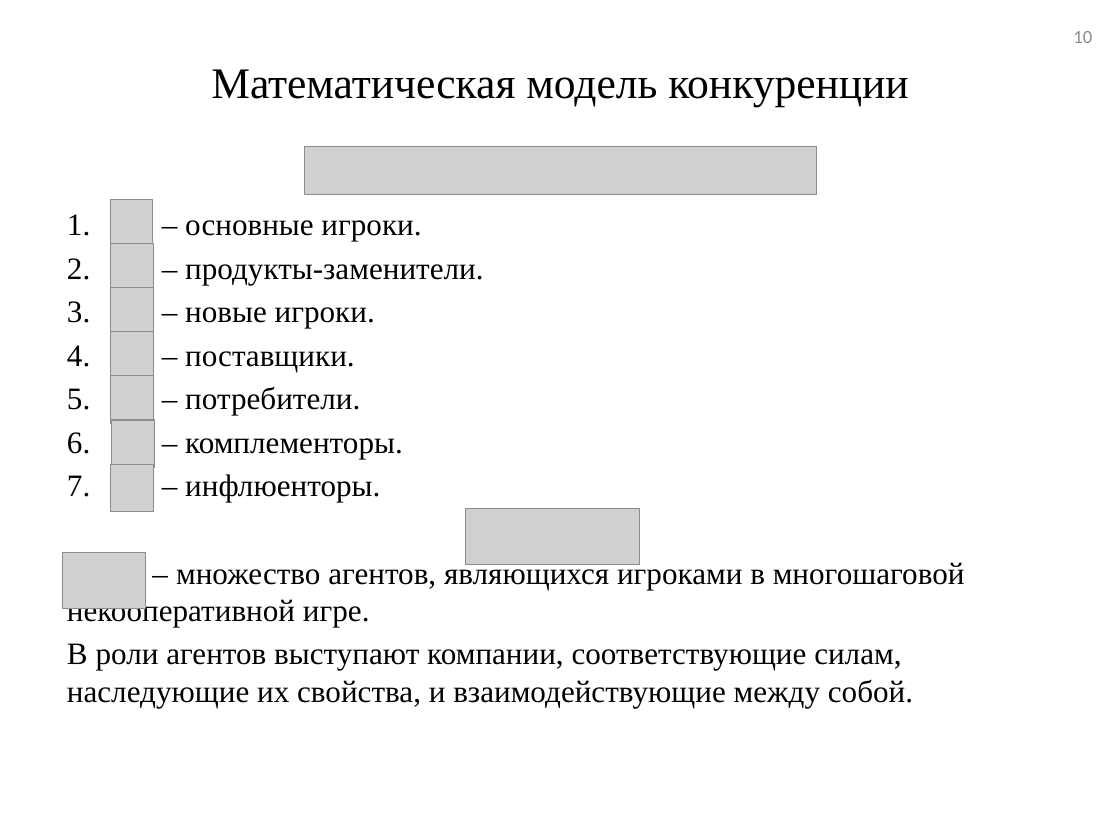
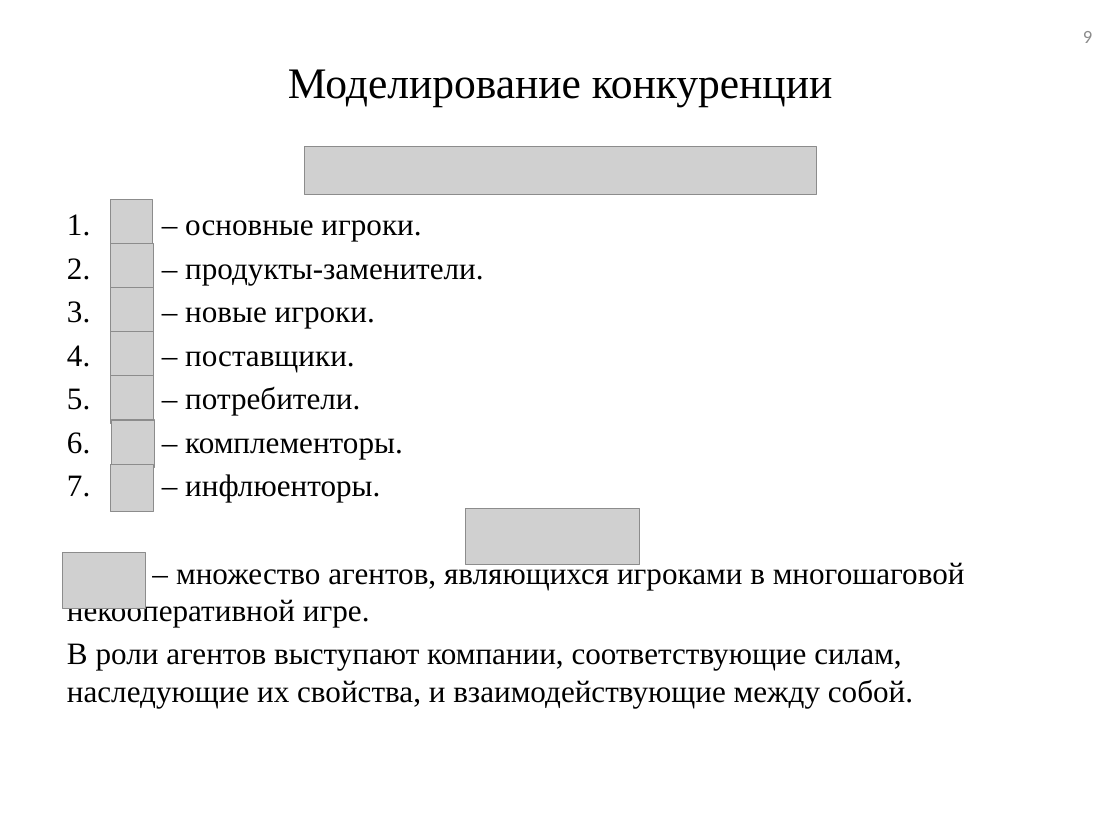
Before and after one commit to tehdoorsareopen/science, a slide deck: slide 9 of Предзащита/___СентябрьФинал/done/_Презентация_v03.pptx (slide 10 before the commit). Drawn at 1120x840 pixels with LibreOffice and Linux fonts; fonts in the diff are those of the drawing; grey boxes stand for pictures. Boxes give left, top, right and bottom in pixels: in the first picture for what was removed or moved away, otherwise in the second. Text is boxed around its words. In the diff, an @@ line names an element or a change of style, - is before the commit and + after.

```diff
--- a/Предзащита/___СентябрьФинал/done/_Презентация_v03.pptx
+++ b/Предзащита/___СентябрьФинал/done/_Презентация_v03.pptx
@@ page number at <box>1083,31,1092,43</box>: text changed @@
-10
+9
@@ title at <box>288,69,833,107</box>: text changed @@
-Математическая модель конкуренции
+Моделирование конкуренции
```
Also in this commit, not shown: 5 other slides changed, 9 other files.
